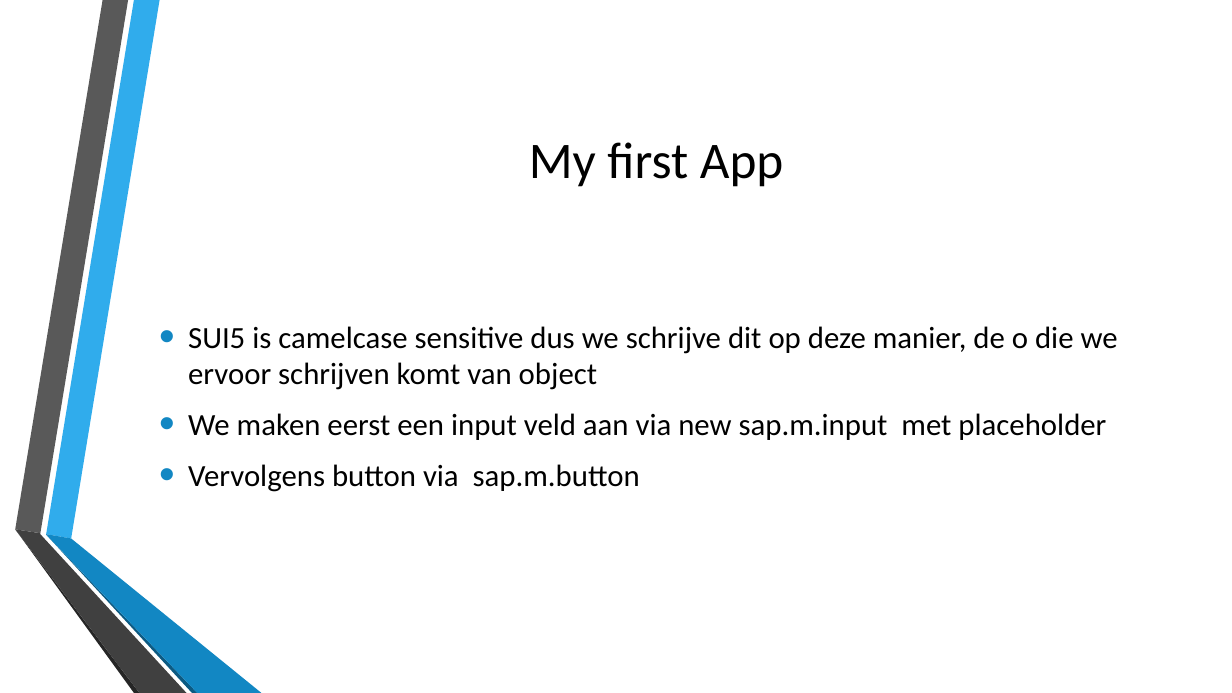
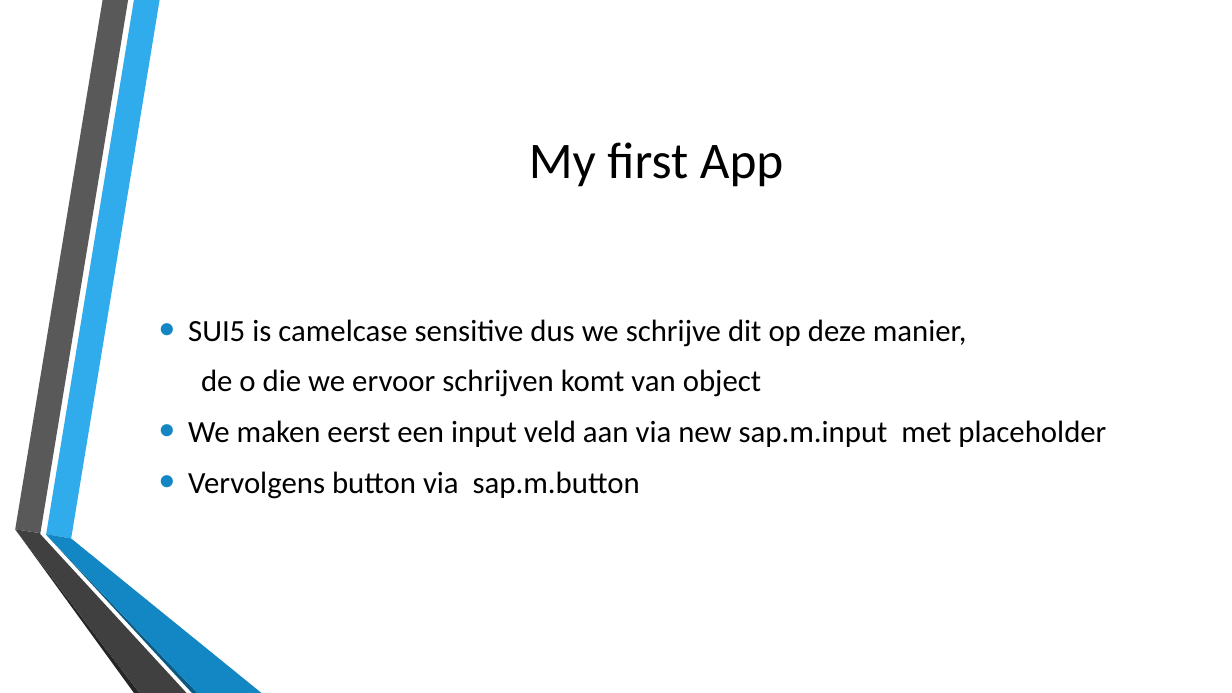
Before and after one commit to stinooww/webresearch, a slide deck: slide 21 of nieuwe technologie/slidedeck/sapui5.pptx. Drawn at 1232x693 pixels with LibreOffice and Linux fonts; fonts in the diff are those of the drawing; background and template pictures are left out. Boxes give left, top, right and bottom in pixels: in the first picture for what was removed or moved away, otherwise in the second. Text is boxed around its words. In the diff, an @@ line names an element or a change of style, - is before the commit and + after.

```diff
--- a/nieuwe technologie/slidedeck/sapui5.pptx
+++ b/nieuwe technologie/slidedeck/sapui5.pptx
@@ text at [188,319,967,397]: text changed @@
-• SUI5 is camelcase sensitive dus we schrijve dit op deze manier, de o die we ervoor schrijven komt van object
+• SUI5 is camelcase sensitive dus we schrijve dit op deze manier,
+de o die we ervoor schrijven komt van object
```
Also in this commit, not shown: 6 other slides changed, 6 slides added, 1 slide removed.
